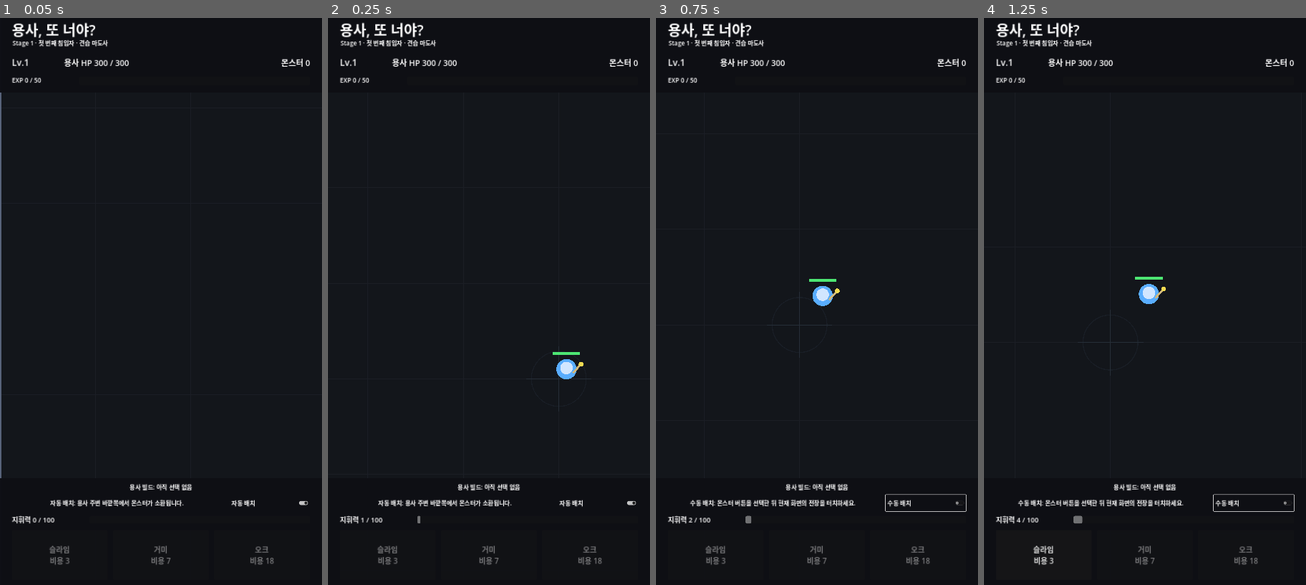
Above: before the commit, frames 1-4 (left to right).
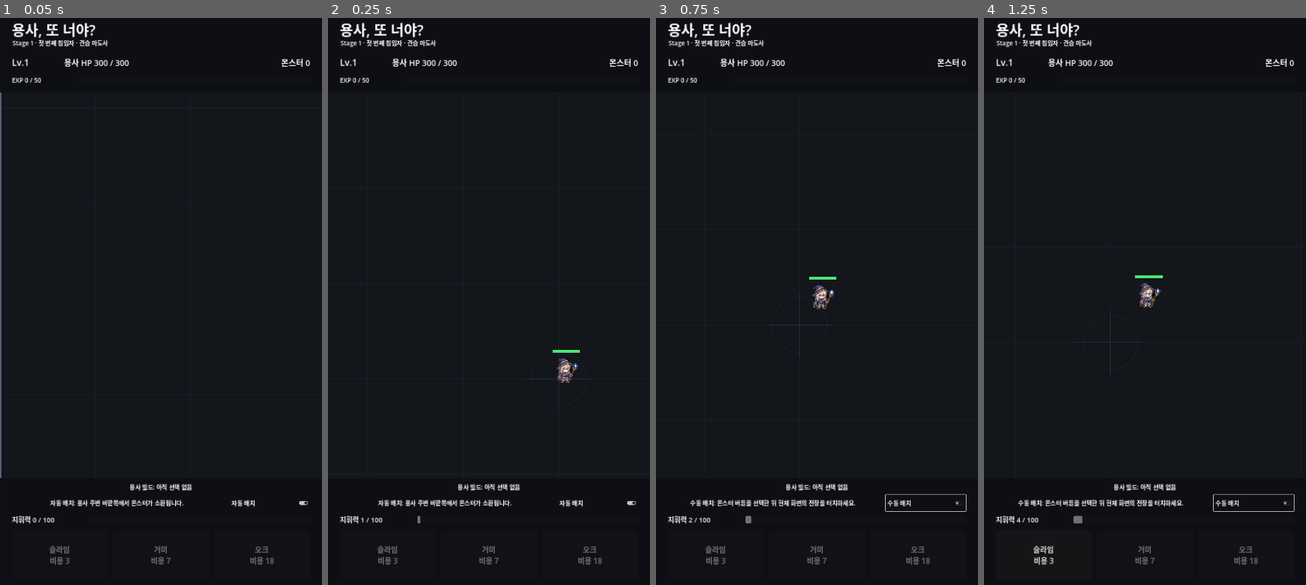
Above: after the commit, the same moments.

Repository: MinSung0732/Again-Hero-
Game: Godot game, scene res://src/main/Main.tscn
Same seed, same stepped clock (60 frames per second), same inputs: the game is played once before the commit and once after it.
Inputs:
- Up to frame 1 (0.05 s): no input
- Up to frame 2 (0.25 s): no input
- Up to frame 3 (0.75 s): click "자동 배치" at 0.5 s
- Up to frame 4 (1.25 s): no input

Frame 1 is identical in both runs. In frame 2, 0.3% of the frame differs, in the area x 69-80%, y 58-65%; in frame 3, 0.3%; in frame 4, 0.3%.

Commit message:
art: render profile sprite with placeholder fallback

Diff:
--- a/src/hero/hero.gd
+++ b/src/hero/hero.gd
@@ -28,6 +28,7 @@
 var hero_id: String = "ranged_rookie"
 var hero_display_name: String = "견습 마도사"
 var hero_archetype: String = "ranged_kiter"
+var sprite_texture_path: String = ""
 
 var battlefield_size: Vector2 = Vector2(3200, 3200)
 
@@ -49,6 +50,7 @@
 var wander_timer: float = 0.0
 
 @onready var follow_camera: Camera2D = $Camera2D
+@onready var hero_sprite: Sprite2D = $HeroSprite
 
 func configure_profile(profile: Dictionary) -> void:
 	if profile.is_empty():
@@ -57,6 +59,7 @@
 	hero_id = String(profile.get("id", hero_id))
 	hero_display_name = String(profile.get("display_name", hero_display_name))
 	hero_archetype = String(profile.get("archetype", hero_archetype))
+	sprite_texture_path = String(profile.get("sprite_path", ""))
 
 	max_hp = int(profile.get("max_hp", max_hp))
 	move_speed = float(profile.get("move_speed", move_speed))
@@ -77,6 +80,7 @@
 func _ready() -> void:
 	add_to_group("hero")
 	_apply_camera_limits()
+	_apply_profile_visual()
 	current_hp = max_hp
 	exp_to_next_level = _required_exp_for_level(level)
 	strafe_sign = -1.0 if randf() < 0.5 else 1.0
@@ -124,6 +128,20 @@
 
 	if distance <= attack_range and attack_timer <= 0.0:
 		_fire_projectile(target)
+
+func _apply_profile_visual() -> void:
+	if sprite_texture_path.is_empty():
+		hero_sprite.visible = false
+		return
+
+	if not ResourceLoader.exists(sprite_texture_path):
+		hero_sprite.visible = false
+		return
+
+	var texture = load(sprite_texture_path)
+	if texture is Texture2D:
+		hero_sprite.texture = texture
+		hero_sprite.visible = true
 
 func _apply_camera_limits() -> void:
 	if not is_instance_valid(follow_camera):
@@ -390,24 +408,22 @@
 		queue_free()
 
 func _draw() -> void:
-	var body_color := Color(0.35, 0.68, 1.0)
-	if hit_flash_timer > 0.0:
-		body_color = Color(1.0, 1.0, 1.0)
-
 	if level_flash_timer > 0.0:
-		draw_circle(Vector2.ZERO, 54.0, Color(1.0, 0.86, 0.25, 0.35), false, 7.0)
+		draw_circle(Vector2.ZERO, 58.0, Color(1.0, 0.86, 0.25, 0.35), false, 7.0)
 
 	if slow_timer > 0.0:
-		draw_circle(Vector2.ZERO, 46.0, Color(0.72, 0.38, 0.92, 0.75), false, 4.0)
-
-	draw_circle(Vector2.ZERO, 34.0, body_color)
-	draw_circle(Vector2(0, -4), 21.0, Color(0.82, 0.9, 1.0))
-
-	# Ranged prototype weapon: small staff + glowing focus.
-	draw_line(Vector2(22, 13), Vector2(44, -12), Color(0.82, 0.72, 0.48), 7.0)
-	draw_circle(Vector2(49, -17), 8.0, Color(0.95, 0.86, 0.32))
+		draw_circle(Vector2.ZERO, 52.0, Color(0.72, 0.38, 0.92, 0.75), false, 4.0)
+
+	if not hero_sprite.visible:
+		var body_color := Color(0.35, 0.68, 1.0)
+		if hit_flash_timer > 0.0:
+			body_color = Color(1.0, 1.0, 1.0)
+		draw_circle(Vector2.ZERO, 34.0, body_color)
+		draw_circle(Vector2(0, -4), 21.0, Color(0.82, 0.9, 1.0))
+		draw_line(Vector2(22, 13), Vector2(44, -12), Color(0.82, 0.72, 0.48), 7.0)
+		draw_circle(Vector2(49, -17), 8.0, Color(0.95, 0.86, 0.32))
 
 	var bar_width := 92.0
 	var hp_ratio := float(current_hp) / float(max_hp)
-	draw_rect(Rect2(-bar_width / 2.0, -58.0, bar_width, 10.0), Color(0.12, 0.12, 0.14), true)
-	draw_rect(Rect2(-bar_width / 2.0, -58.0, bar_width * hp_ratio, 10.0), Color(0.3, 0.9, 0.45), true)
+	draw_rect(Rect2(-bar_width / 2.0, -64.0, bar_width, 10.0), Color(0.12, 0.12, 0.14), true)
+	draw_rect(Rect2(-bar_width / 2.0, -64.0, bar_width * hp_ratio, 10.0), Color(0.3, 0.9, 0.45), true)
